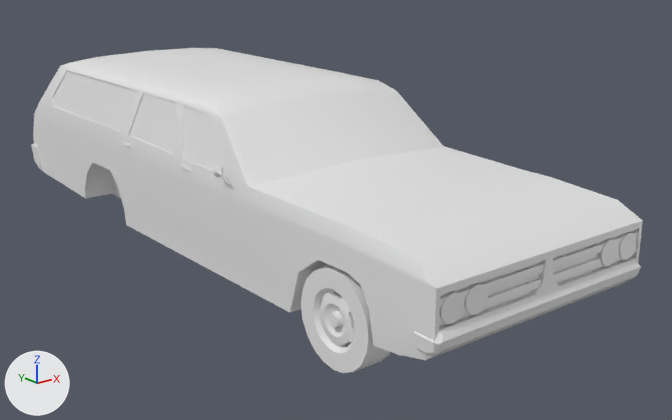
An edit to the Blender file Assets/Models/Cars/Regina/Regina.blend, drawn before and after from the same camera.
The view is the same before and after, from a 50 mm camera at (-3.63, -3.85, 1.96) aimed at (0.28, 1.04, 0.0). The axes (+X, +Y, +Z) are drawn at lower left. The lights are the same throughout. Materials are left out; every surface is plain grey.

Names of what the first picture shows: 'Body', 'WheelR'.
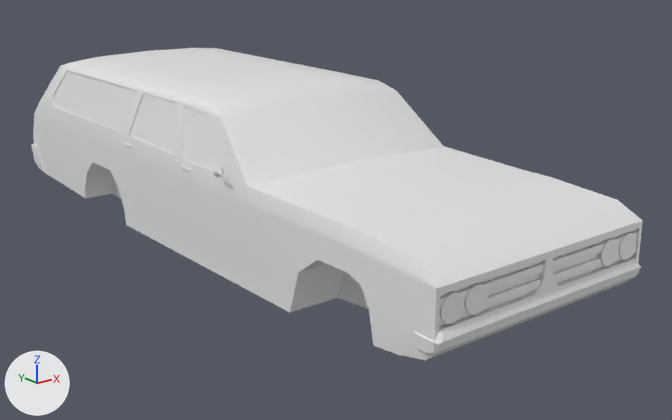
Location of each change, (x1, y1, x2, y2) in pixels of the pictures (672 x 420 px):
'WheelR', deleted: before (301, 266, 390, 373)
'CaliperR', deleted: before (335, 293, 351, 346)

What changed in the scene script:
```text
Remove ob_caliperr:
    ob_caliperr = bpy.data.objects.new('CaliperR', me_cube_018)
    ob_caliperr.location = (-0.715, -0.254, -0.084)
    ob_caliperr.rotation_euler = (1.571, -6.283, 0.0)  # degrees (90, -360, 0)
Remove ob_wheelr:
    ob_wheelr = bpy.data.objects.new('WheelR', me_cylinder_001)
    ob_wheelr.location = (-0.751, -0.291, -0.079)
    ob_wheelr.rotation_euler = (1.571, -6.283, 0.0)  # degrees (90, -360, 0)
    ob_wheelr.scale = (-1.0, 1.0, 1.0)
```
